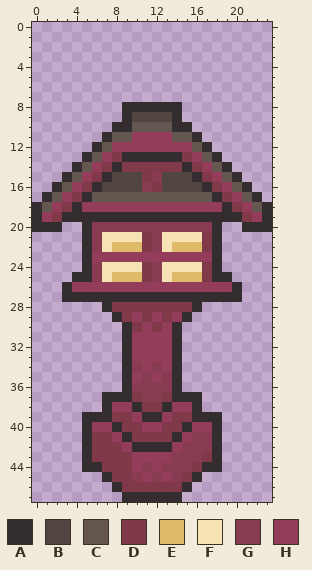
A pixel-art sprite gets an edit: Sukuu/App/asset/image/tourou_24x48.png. Above: the version before the commit.
The file is 24x48 pixels. Colours within 5 levels of each other are drawn and written as one.
Palette (. is transparent): A #342d2f  B #504540  C #645750  D #803948  E #dfbb69  F #f7e2b3  G #893b51  H #933d5b
Pixels before, first column x 0:
 8 .........AAAAAA.........
 9 .........ABBBBA.........
10 ........AACCCCAA........
11 .......ACCHHHHCCA.......
12 ......ACHHHHHHHHCA......
13 .....ACHDAAAAAADHCA.....
14 ....ACHDADDDDDDADHCA....
15 ...ACHDABBBDGBBBADHCA...
16 ..ACHDABBBBGDBBBBADHCA..
17 .ACHDACCCCCCCCCCCCADHCA.
18 ACHDAHHHHHHHHHHHHHHADHCA
19 AHDAAAAAAAAAAAAAAAAAADHA
20 AAA..AGGGGGGGGGGGGA..AAA
21 .....AGFFFFDGFFFFDA.....
22 .....AGFEEEDGFEEEDA.....
23 .....AHHHHHHHHHHHHA.....
24 .....AGFFFFDGFFFFDA.....
25 ....AAGFEEEDGFEEEDAA....
26 ...AHHHHHHHHHHHHHHHHA...
27 ...AAAAAAAAAAAAAAAAAA...
28 .......ADDDDDDDDA.......
29 ........ADHDHDHA........
30 .........ADHDHA.........
31 .........AHHHHA.........
32 .........AHHHHA.........
33 .........AHHHHA.........
34 .........AGHGHA.........
35 .........AHGHGA.........
36 .........AGGGGA.........
37 .......AAADGGDAAA.......
38 .......AHHADDAHHA.......
39 .....AAADDHAAHDDAAA.....
40 .....AHHADDHHDDAHHA.....
41 .....ADDHADDDDAHGGA.....
42 .....ADDDHAAAAHGGGA.....
43 .....ADDDDHHHHGGGDA.....
44 .....AADDDHGHGGGDAA.....
45 .......ADDGHGHGDA.......
46 ........ADDDDDDA........
47 .........AAAAAA.........
After the commit:
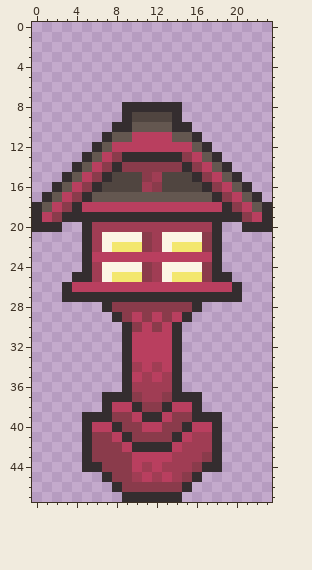
Changes in this commit:
colour D: #803948 -> #8a3b4b
colour E: #dfbb69 -> #f3e76e
colour F: #f7e2b3 -> #fcf5e4
colour G: #893b51 -> #a03d54
colour H: #933d5b -> #b93f5f
